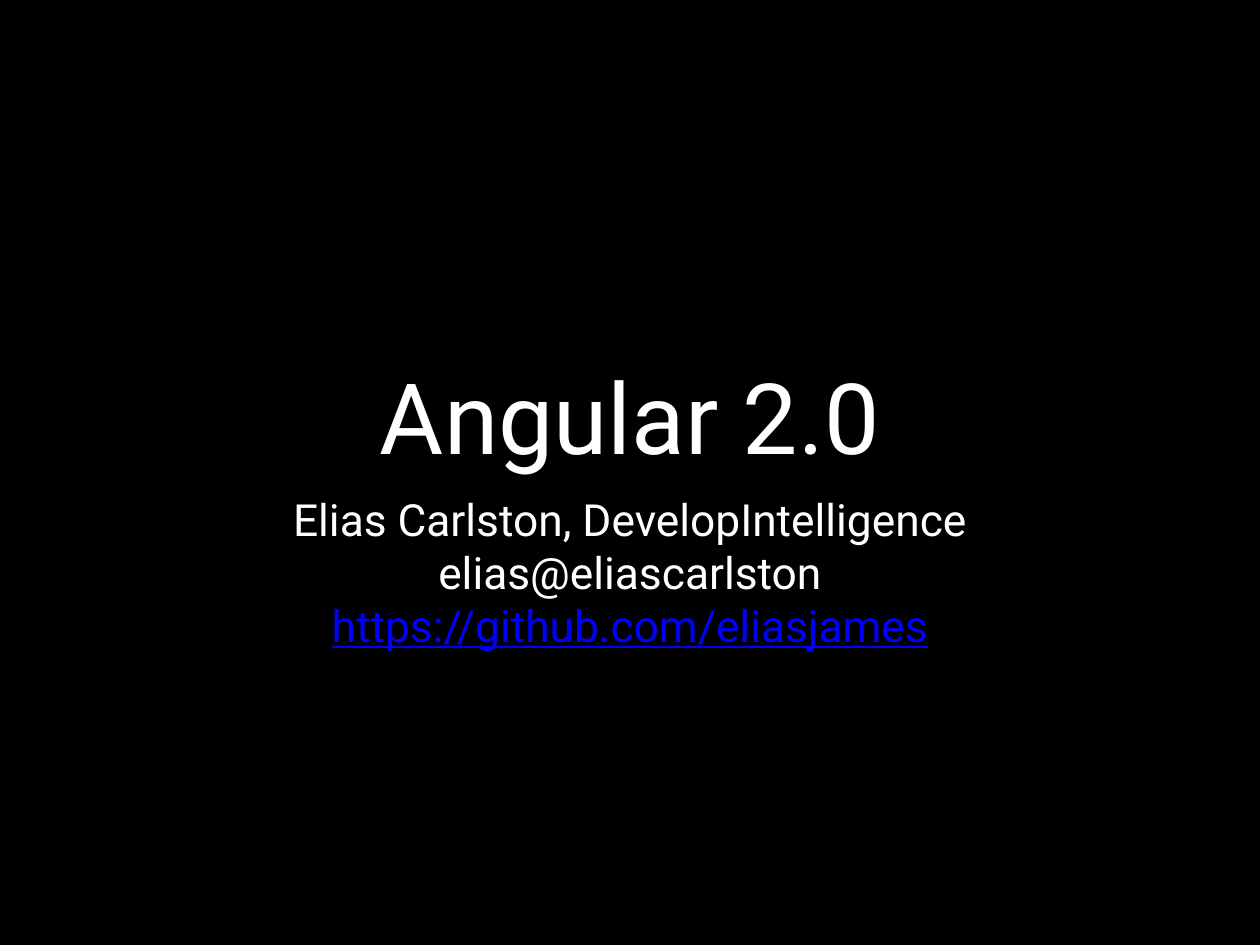
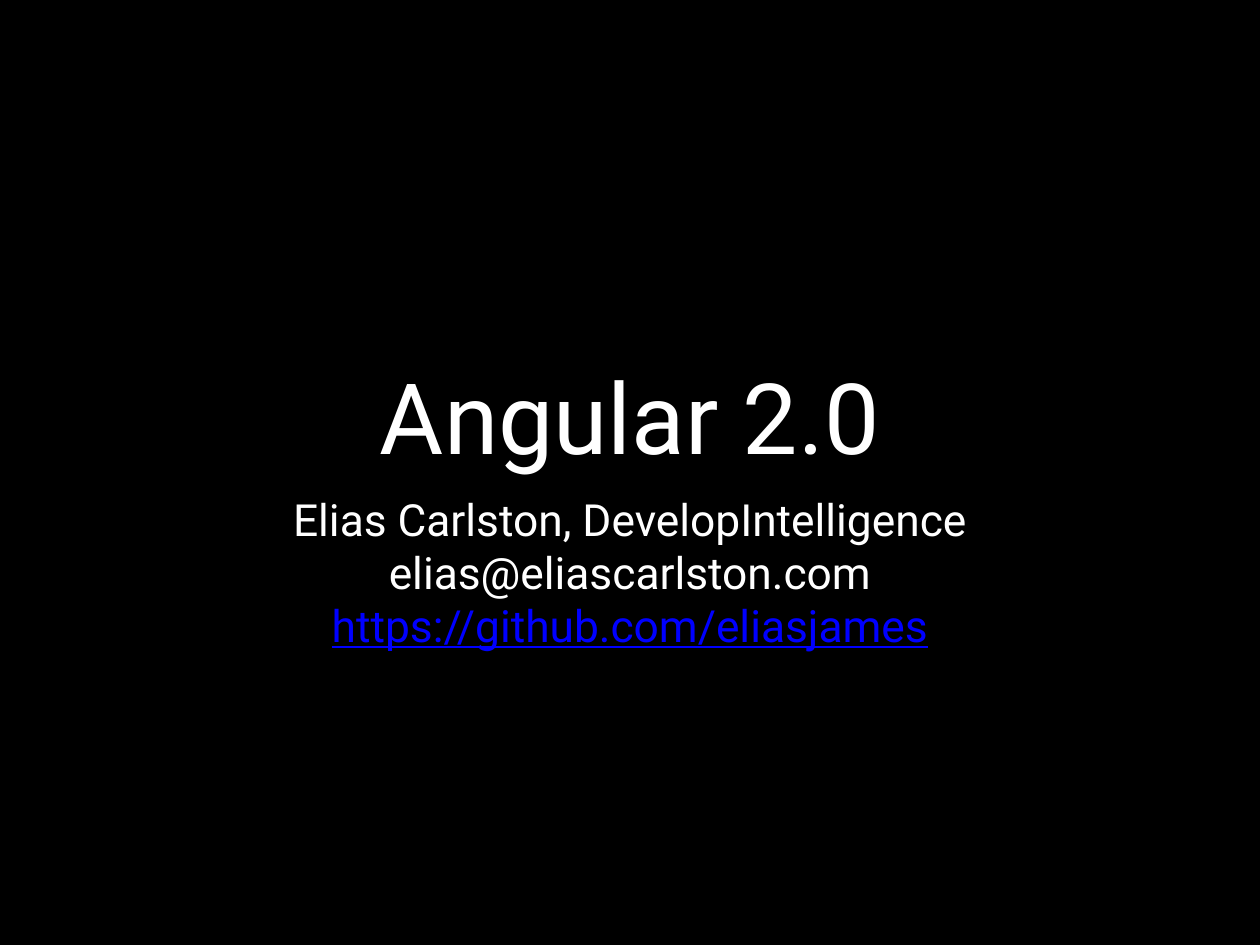
Before and after one commit to eliasjames/training-angular, a slide deck: slide 1 of slides/2.0/Angular 2.0 Slides Day 2.pptx. Drawn at 1260x945 pixels with LibreOffice and Linux fonts; fonts in the diff are those of the drawing. Boxes give left, top, right and bottom in pixels: in the first picture for what was removed or moved away, otherwise in the second. Text is boxed around its words. In the diff, an @@ line names an element or a change of style, - is before the commit and + after.

```diff
--- a/slides/2.0/Angular 2.0 Slides Day 2.pptx
+++ b/slides/2.0/Angular 2.0 Slides Day 2.pptx
@@ subtitle at [389, 555, 871, 599]: text changed @@
-elias@eliascarlston
+elias@eliascarlston.com
```
Also in this commit, not shown: 2 other slides changed, 7 other files.
